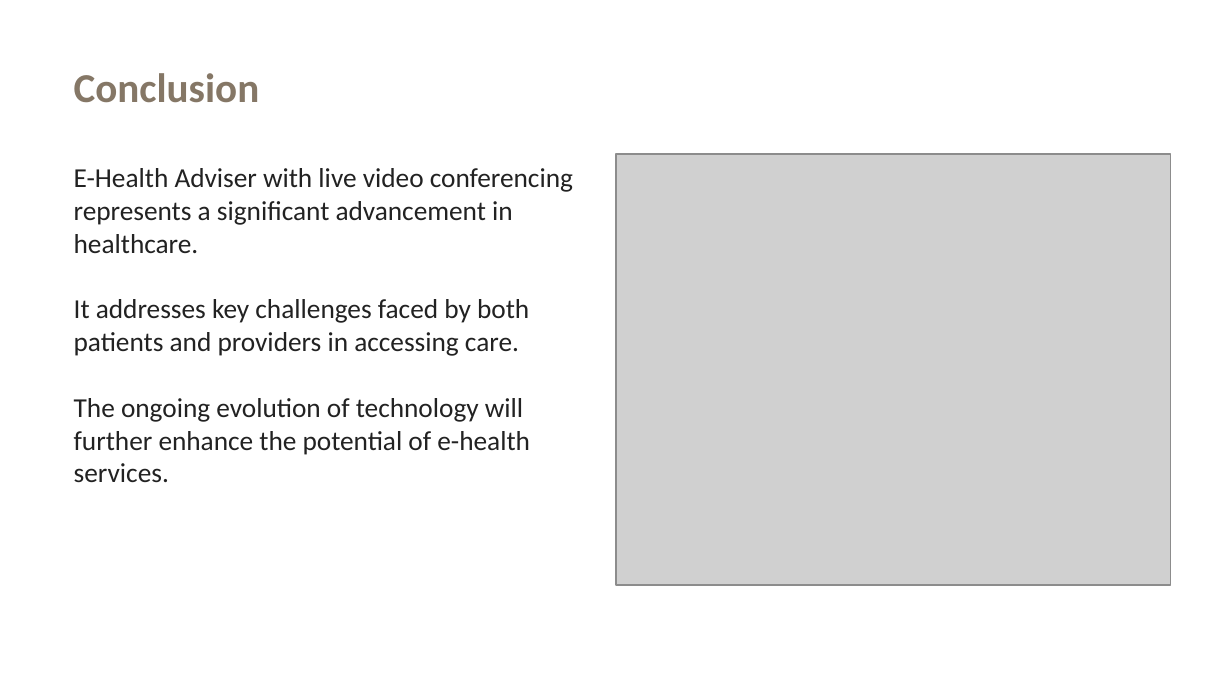
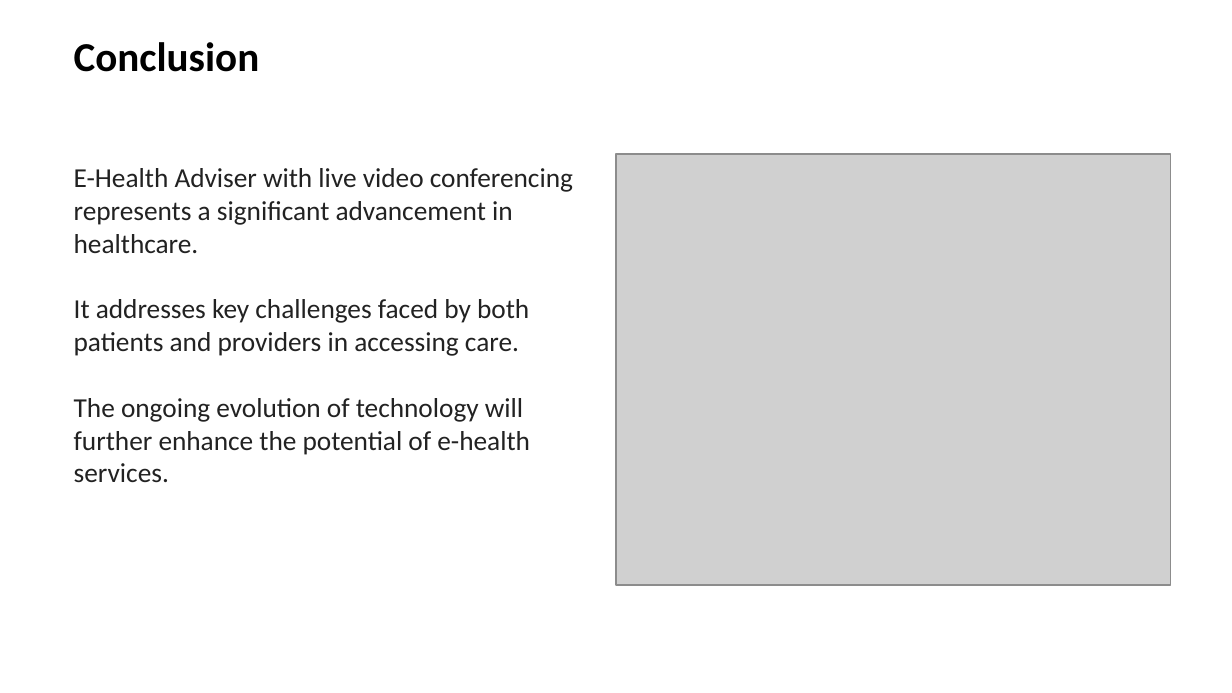
Before and after one commit to Mitheeledke/E-HealthMate, a slide deck: slide 13 of Health mate.pptx. Drawn at 1232x693 pixels with LibreOffice and Linux fonts; fonts in the diff are those of the drawing; grey boxes stand for pictures; background and template pictures are left out. Boxes give left, top, right and bottom in pixels: in the first picture for what was removed or moved away, otherwise in the second. Text is boxed around its words. In the diff, an @@ line names an element or a change of style, - is before the commit and + after.

```diff
--- a/Health mate.pptx
+++ b/Health mate.pptx
@@ text "Conclusion": place and size @@
-text "Conclusion" at (74, 73, 260, 103)
+text "Conclusion" at (74, 42, 260, 72)
@@ text "Conclusion" at (74, 42, 260, 72): text colour #857766 to #000000 @@
```
Also in this commit, not shown: 11 other slides changed, 23 other files.
